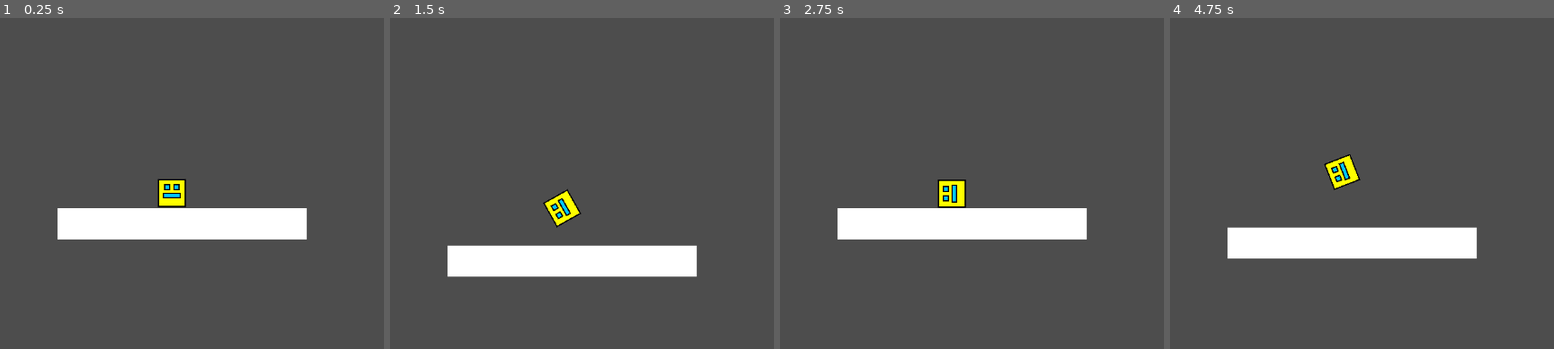
Above: before the commit, frames 1-4 (left to right).
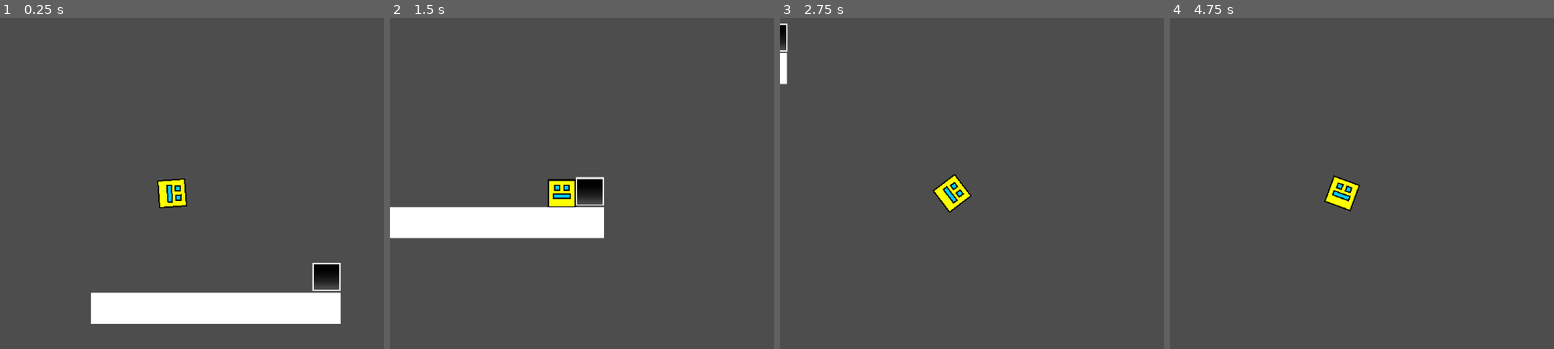
Above: after the commit, the same moments.

Repository: nbourre/godot_dumpster_dives
Game: Godot game, scene res://scenes/world.tscn
Two runs of this game, one before a commit and one after it. Both use one fixed random seed, a clock stepped at 60 frames per second and the inputs below.
Inputs:
- Up to frame 1 (0.25 s): no input
- Up to frame 2 (1.5 s): tap Space (jump) at 0.77 s
- Up to frame 3 (2.75 s): tap Space (jump) at 1.52 s
- Up to frame 4 (4.75 s): tap Space (jump) at 3.02, 3.77, 4.52 s

The runs differ from the first frame. In frame 1, 13% of the frame differs, in the area x 14-89%, y 48-93%; in frame 2, 13%; in frame 3, 7.0%; in frame 4, 7.4%.

Commit message:
wip : Blocks

Diff:
--- /dev/null
+++ b/PolygonDash/scenes/block.tscn
@@ -0,0 +1,14 @@
+[gd_scene format=3 uid="uid://c51n2hv7ed4ir"]
+
+[ext_resource type="Texture2D" uid="uid://b0q0jkjd1wccx" path="res://assets/blocks/img/Nblock1.png" id="1_8r6n6"]
+
+[sub_resource type="RectangleShape2D" id="RectangleShape2D_cgrg5"]
+size = Vector2(45, 45)
+
+[node name="Block" type="StaticBody2D" unique_id=1741060862]
+
+[node name="Sprite2D" type="Sprite2D" parent="." unique_id=1330157182]
+texture = ExtResource("1_8r6n6")
+
+[node name="CollisionShape2D" type="CollisionShape2D" parent="." unique_id=716068476]
+shape = SubResource("RectangleShape2D_cgrg5")
--- a/PolygonDash/scenes/level.tscn
+++ b/PolygonDash/scenes/level.tscn
@@ -1,3 +1,23 @@
 [gd_scene format=3 uid="uid://dv7pvobql7lqi"]
 
+[ext_resource type="PackedScene" uid="uid://c51n2hv7ed4ir" path="res://scenes/block.tscn" id="1_2q6dc"]
+
+[sub_resource type="RectangleShape2D" id="RectangleShape2D_rd3vj"]
+size = Vector2(400, 50)
+
 [node name="Level" type="Node2D" unique_id=757444235]
+
+[node name="StaticBody2D" type="StaticBody2D" parent="." unique_id=617739015]
+metadata/_edit_group_ = true
+
+[node name="CollisionShape2D" type="CollisionShape2D" parent="StaticBody2D" unique_id=1642401337]
+shape = SubResource("RectangleShape2D_rd3vj")
+
+[node name="ColorRect" type="ColorRect" parent="StaticBody2D" unique_id=1855633135]
+offset_left = -200.0
+offset_top = -25.0
+offset_right = 200.0
+offset_bottom = 25.0
+
+[node name="Block" parent="." unique_id=1741060862 instance=ExtResource("1_2q6dc")]
+position = Vector2(178, -50)
--- a/PolygonDash/scenes/player.tscn
+++ b/PolygonDash/scenes/player.tscn
@@ -16,8 +16,7 @@
 shape = SubResource("RectangleShape2D_qhqgy")
 
 [node name="GroundCheck" type="RayCast2D" parent="." unique_id=1407906888]
-target_position = Vector2(0, 30)
+target_position = Vector2(0, 25)
 
 [node name="Camera2D" type="Camera2D" parent="." unique_id=1281124545]
 offset = Vector2(300, 0)
-position_smoothing_enabled = true
--- a/PolygonDash/scenes/world.tscn
+++ b/PolygonDash/scenes/world.tscn
@@ -1,23 +1,12 @@
 [gd_scene format=3 uid="uid://toel8aguf2wx"]
 
 [ext_resource type="PackedScene" uid="uid://dgo8pxdbqbaek" path="res://scenes/player.tscn" id="1_nnsk1"]
-
-[sub_resource type="RectangleShape2D" id="RectangleShape2D_rwgxs"]
-size = Vector2(400, 50)
+[ext_resource type="PackedScene" uid="uid://dv7pvobql7lqi" path="res://scenes/level.tscn" id="2_rwgxs"]
 
 [node name="World" type="Node2D" unique_id=1082172402]
 
 [node name="Player" parent="." unique_id=91338066 instance=ExtResource("1_nnsk1")]
 position = Vector2(464, 351)
 
-[node name="StaticBody2D" type="StaticBody2D" parent="." unique_id=1295336088]
-
-[node name="CollisionShape2D" type="CollisionShape2D" parent="StaticBody2D" unique_id=801407554]
-position = Vector2(480, 400)
-shape = SubResource("RectangleShape2D_rwgxs")
-
-[node name="ColorRect" type="ColorRect" parent="StaticBody2D" unique_id=266793623]
-offset_left = 280.0
-offset_top = 375.0
-offset_right = 680.0
-offset_bottom = 425.0
+[node name="Level" parent="." unique_id=757444235 instance=ExtResource("2_rwgxs")]
+position = Vector2(609, 569)
--- a/PolygonDash/scripts/player.gd
+++ b/PolygonDash/scripts/player.gd
@@ -32,6 +32,6 @@
 	if rotation >= TAU or rotation <= -TAU:
 		rotation = 0.0
 
-	#velocity.x = speed
+	velocity.x = speed
 
 	move_and_slide()
